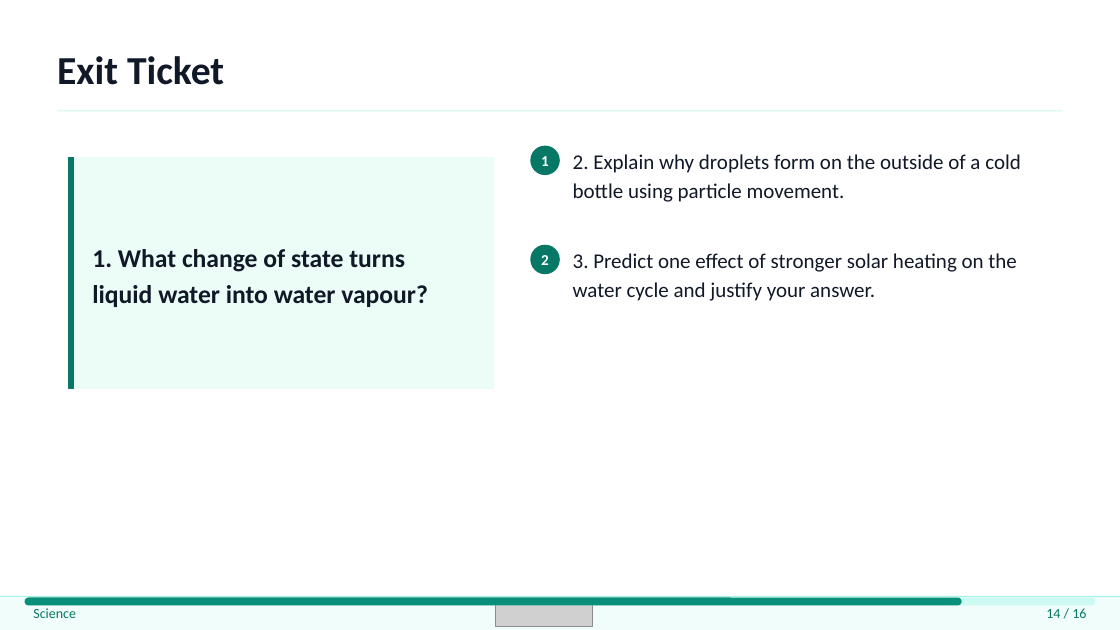
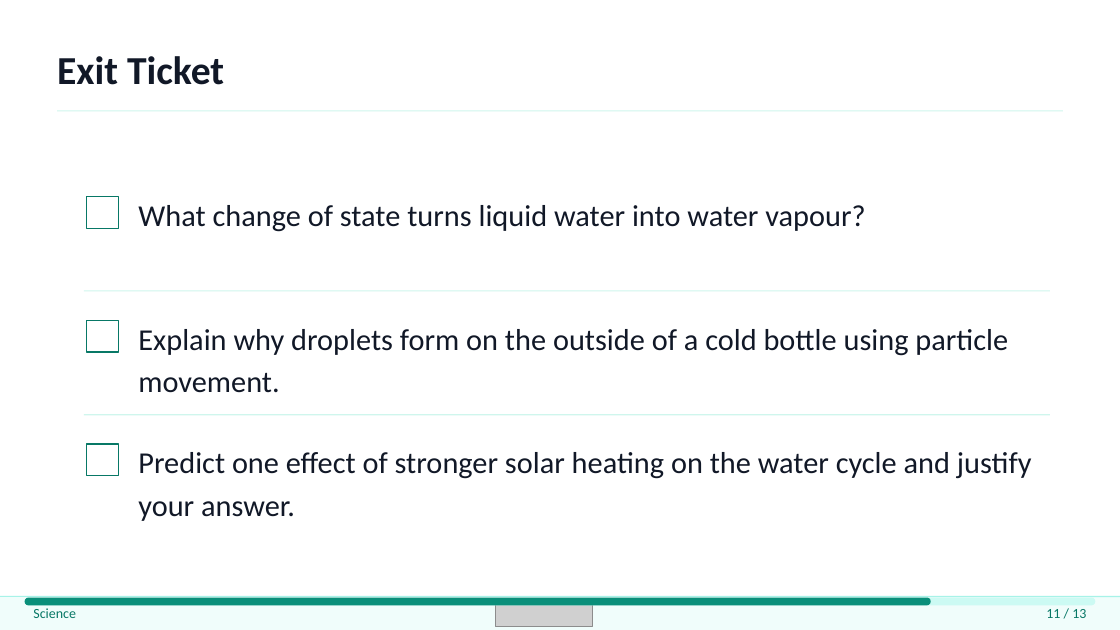
Before and after one commit to yusufbasheer-cpu/teacher-app, a slide deck: slide 11 of artifacts/critical-quality-review/corrected/water-cycle-content-benchmark.pptx (slide 14 before the commit). Drawn at 1120x630 pixels with LibreOffice and Linux fonts; fonts in the diff are those of the drawing; grey boxes stand for pictures. Boxes give left, top, right and bottom in pixels: in the first picture for what was removed or moved away, otherwise in the second. Text is boxed around its words. In the diff, an @@ line names an element or a change of style, - is before the commit and + after.

```diff
--- a/artifacts/critical-quality-review/corrected/water-cycle-content-benchmark.pptx
+++ b/artifacts/critical-quality-review/corrected/water-cycle-content-benchmark.pptx
@@ ellipse removed at (x1=531, y1=146, x2=560, y2=175) @@
@@ rectangle removed at (x1=69, y1=157, x2=493, y2=388) @@
@@ rectangle removed at (x1=69, y1=157, x2=74, y2=388) @@
@@ text removed at (x1=541, y1=156, x2=549, y2=166) @@
-1
@@ rectangle added at (x1=87, y1=197, x2=118, y2=229), outline #087866 1 pt @@
@@ text at (x1=138, y1=205, x2=865, y2=232): text changed; size 22 to 26 pt; bold off @@
-1. What change of state turns liquid water into water vapour?
+What change of state turns liquid water into water vapour?
@@ text "What change of state turns ..." at (x1=138, y1=205, x2=865, y2=232): vertical alignment middle to top @@
@@ ellipse removed at (x1=531, y1=245, x2=560, y2=274) @@
@@ text removed at (x1=541, y1=255, x2=549, y2=265) @@
-2
@@ line added from (84, 291) to (1050, 291), #CFF6ED 1 pt @@
@@ rectangle added at (x1=87, y1=320, x2=118, y2=352), outline #087866 1 pt @@
@@ text at (x1=138, y1=329, x2=1008, y2=393): text changed; size 18 to 26 pt @@
-2. Explain why droplets form on the outside of a cold bottle using particle movement.
+Explain why droplets form on the outside of a cold bottle using particle movement.
@@ line added from (84, 415) to (1050, 415), #CFF6ED 1 pt @@
@@ rectangle added at (x1=87, y1=444, x2=118, y2=476), outline #087866 1 pt @@
@@ text at (x1=138, y1=452, x2=1032, y2=521): text changed; size 18 to 26 pt @@
-3. Predict one effect of stronger solar heating on the water cycle and justify your answer.
+Predict one effect of stronger solar heating on the water cycle and justify your answer.
@@ rounded rectangle resized from (x1=25, y1=598, x2=961, y2=605) to (x1=25, y1=598, x2=930, y2=605) @@
@@ text at (x1=1046, y1=609, x2=1086, y2=618): text changed @@
-14 / 16
+11 / 13
```
Also in this commit, not shown: 12 other slides changed, 3 slides removed, 19 other files.
